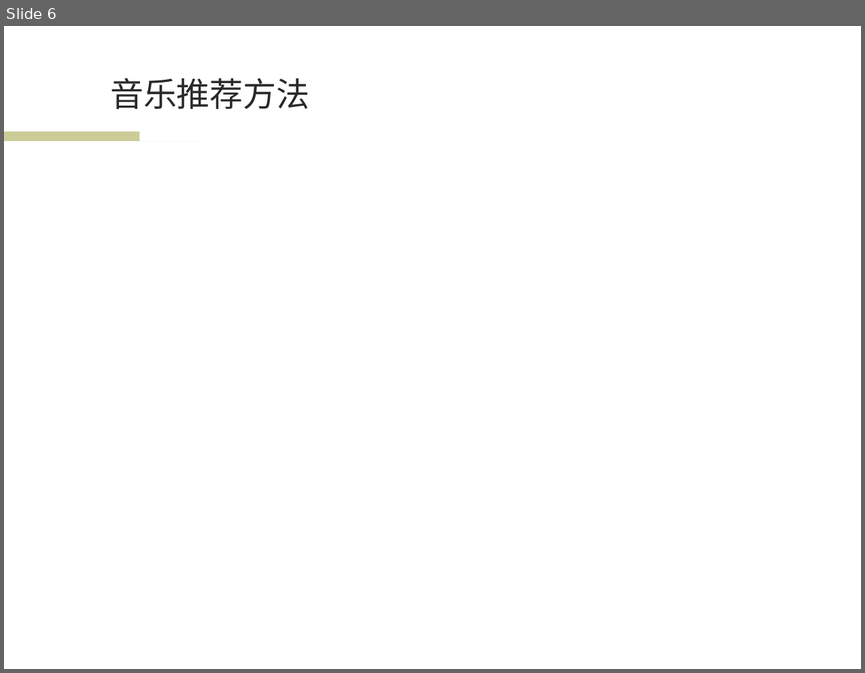
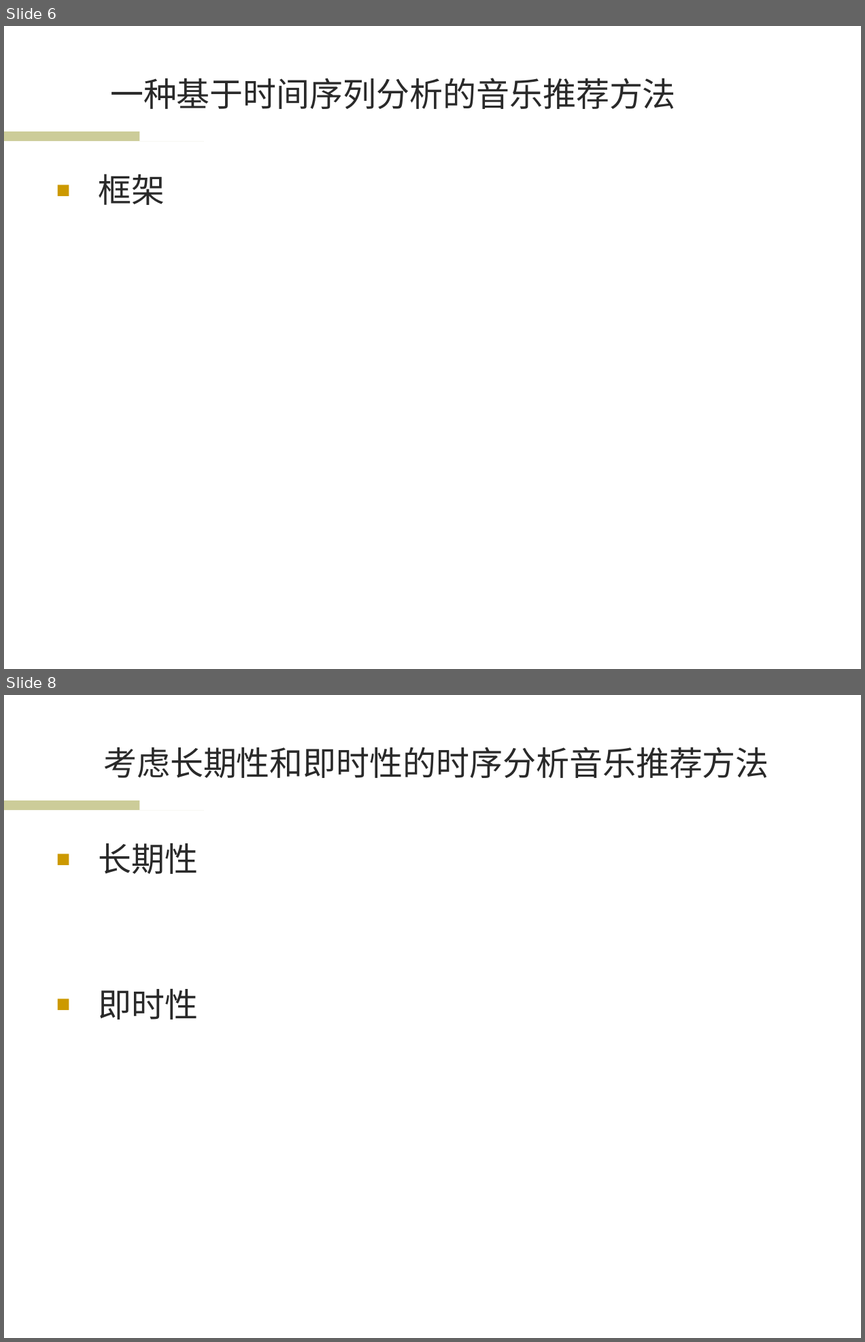
Before and after one commit to wwssttt/NJUThesis, a slide deck: ppt/一种基于时间序列分析的个性化音乐推荐系统及其实现.ppt. Shown one above the other, each under a label of ours: slide 6 before the commit, slides 6 and 8 after it; the slides between them are not shown. The pictures are 865x673 and 865x1342 pixels, drawn with LibreOffice and Linux fonts; fonts in the diff are those of the drawing; background and template pictures are left out. Boxes give left, top, right and bottom in pixels: in the first picture for what was removed or moved away, otherwise in the second. Text is boxed around its words. In the diff, an @@ line names an element or a change of style, - is before the commit and + after.

Commit message:
ppt框架

```diff
--- a/ppt/一种基于时间序列分析的个性化音乐推荐系统及其实现.ppt
+++ b/ppt/一种基于时间序列分析的个性化音乐推荐系统及其实现.ppt
@@ slide 8 added at (4, 695, 861, 1338), background #FFFFFF; not listed: 2 template elements that a slide beside it also shows @@
@@ title added at (103, 747, 769, 778), 28 pt, text #292929 @@
+考虑长期性和即时性的时序分析音乐推荐方法
@@ text added at (99, 843, 198, 1019), 28 pt, text #292929 @@
+■ 长期性
+■ 即时性
@@ slide 6 changed as well @@
@@ title at (110, 78, 676, 109): text changed @@
-音乐推荐方法
+一种基于时间序列分析的音乐推荐方法
@@ text added at (99, 174, 165, 205), 28 pt, text #292929 @@
+■ 框架
```
Also in this commit, not shown: 5 other slides changed, 7 other slides added, 4 slides removed, 1 other file.
